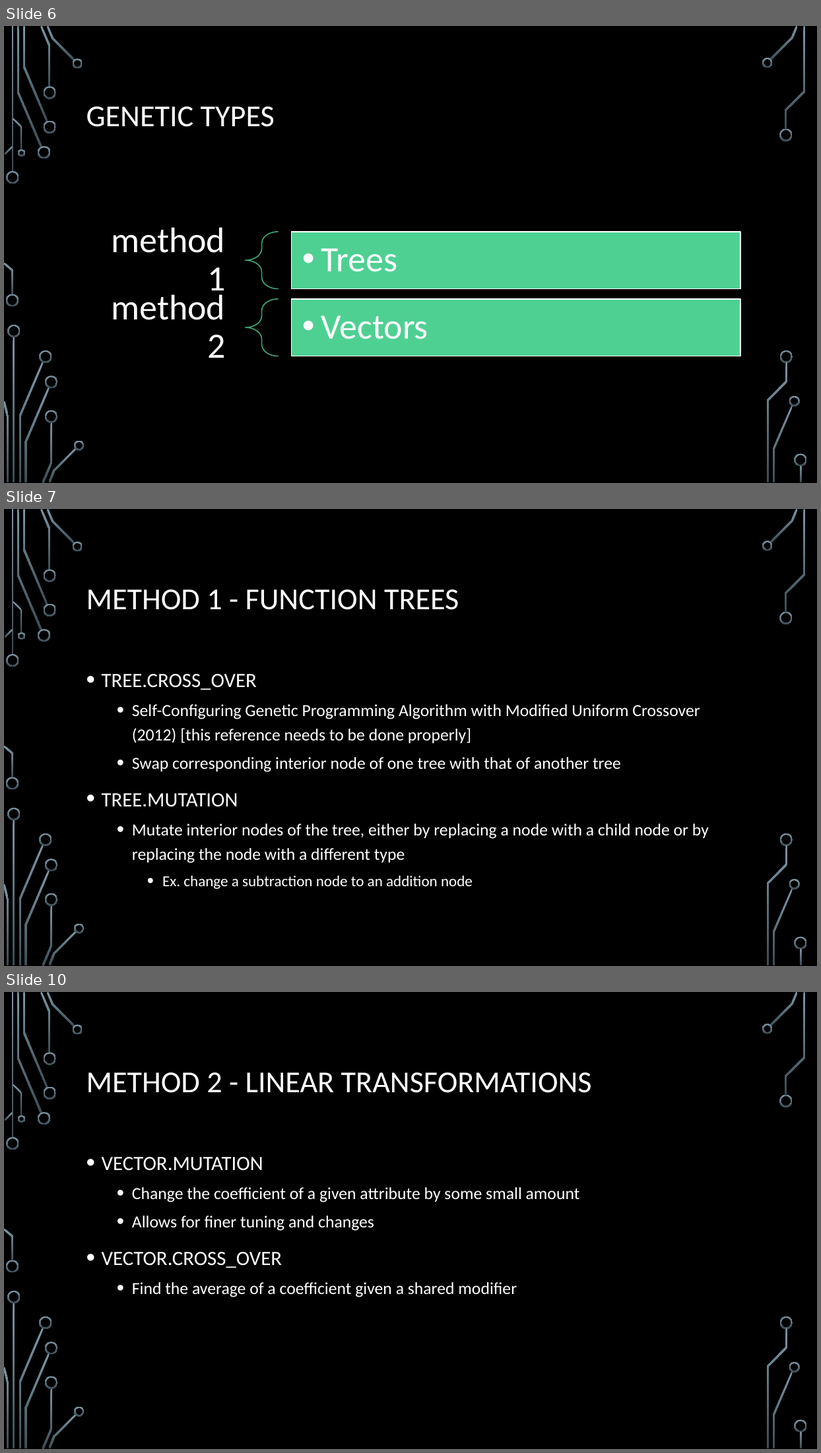
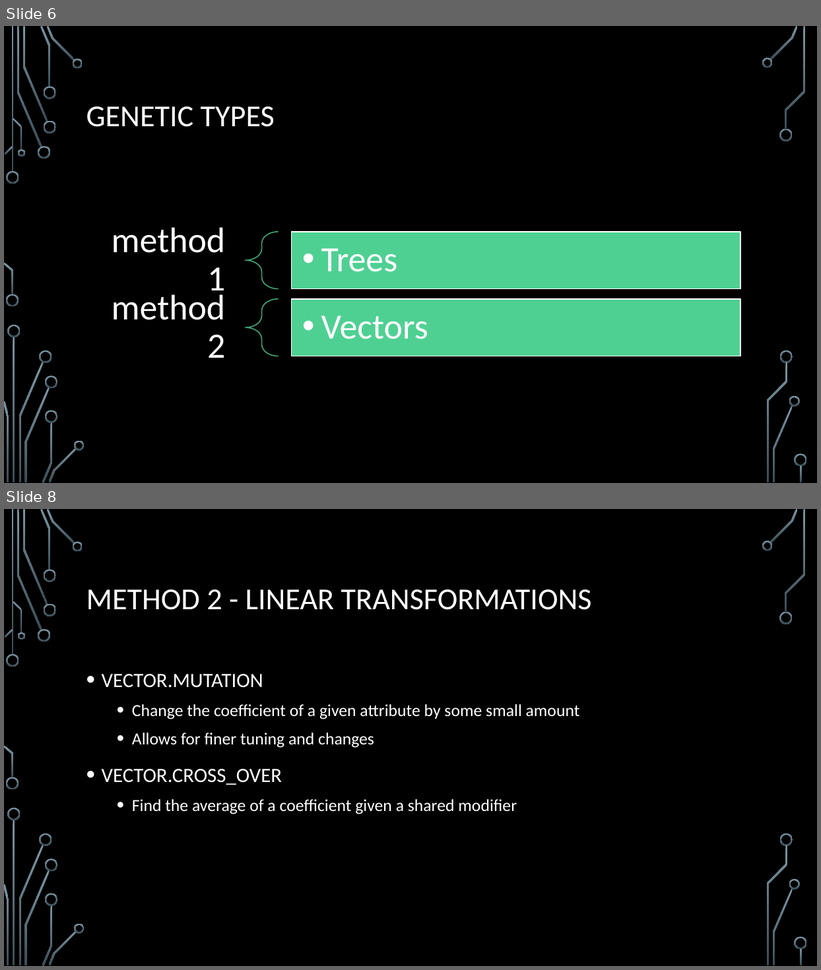
Before and after one commit to acbart/attribute-learning-system, a slide deck: presentation/Attribute Learning System Presentation.pptx. Shown one above the other, each under a label of ours: slides 6, 7 and 10 before the commit, slides 6 and 8 after it; the slides between them are not shown. The pictures are 821x1453 and 821x970 pixels, drawn with LibreOffice and Linux fonts; fonts in the diff are those of the drawing; background and template pictures are left out. Boxes give left, top, right and bottom in pixels: in the first picture for what was removed or moved away, otherwise in the second. Text is boxed around its words. In the diff, an @@ line names an element or a change of style, - is before the commit and + after.

```diff
--- a/presentation/Attribute Learning System Presentation.pptx
+++ b/presentation/Attribute Learning System Presentation.pptx
@@ slide 7 removed at [4,509,817,966], background picture (left out); not listed: 36 template elements that a slide beside it also shows @@
@@ title removed at [86,590,459,610] @@
-METHOD 1 - FUNCTION TREES
@@ text removed at [102,674,709,889] @@
-• TREE.CROSS_OVER
-  • Self-Configuring Genetic Programming Algorithm with Modified Uniform Crossover (2012) [this reference needs to be done properly]
-  • Swap corresponding interior node of one tree with that of another tree
-• TREE.MUTATION
-  • Mutate interior nodes of the tree, either by replacing a node with a child node or by replacing the node with a different type
-    • Ex. change a subtraction node to an addition node
@@ what was slide 10 is now slide 8 @@
```
Also in this commit, not shown: 1 slide added, 2 other slides removed.
